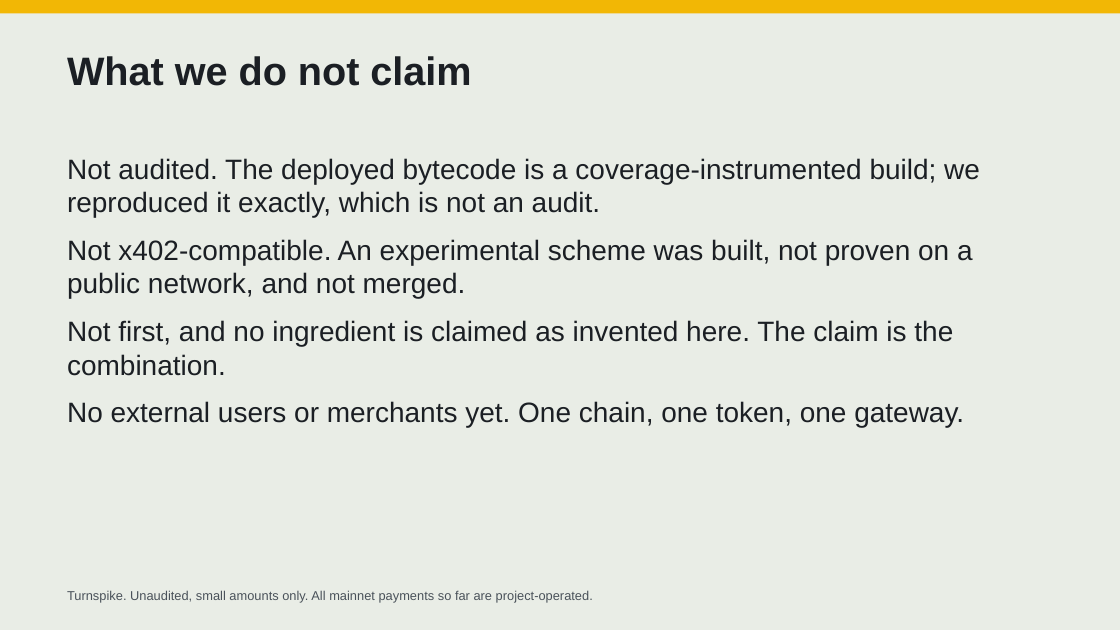
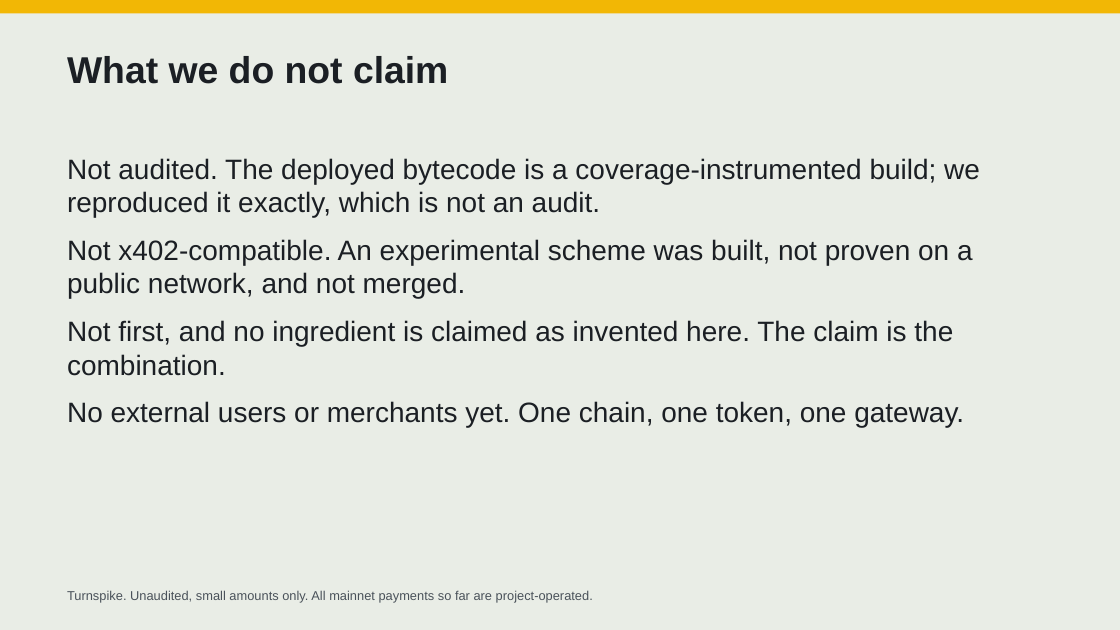
Before and after one commit to ometere123/Turnspike, a slide deck: slide 9 of docs/submission/presentation/Turnspike-presentation.pptx (slide 8 before the commit). Drawn at 1120x630 pixels with LibreOffice and Linux fonts; fonts in the diff are those of the drawing. Boxes give left, top, right and bottom in pixels: in the first picture for what was removed or moved away, otherwise in the second. Text is boxed around its words. In the diff, an @@ line names an element or a change of style, - is before the commit and + after.

```diff
--- a/docs/submission/presentation/Turnspike-presentation.pptx
+++ b/docs/submission/presentation/Turnspike-presentation.pptx
@@ text "What we do not claim" at (67, 56, 448, 84): size 34 to 32 pt @@
```
Also in this commit, not shown: 7 other slides changed, 1 slide added, 35 other files.
